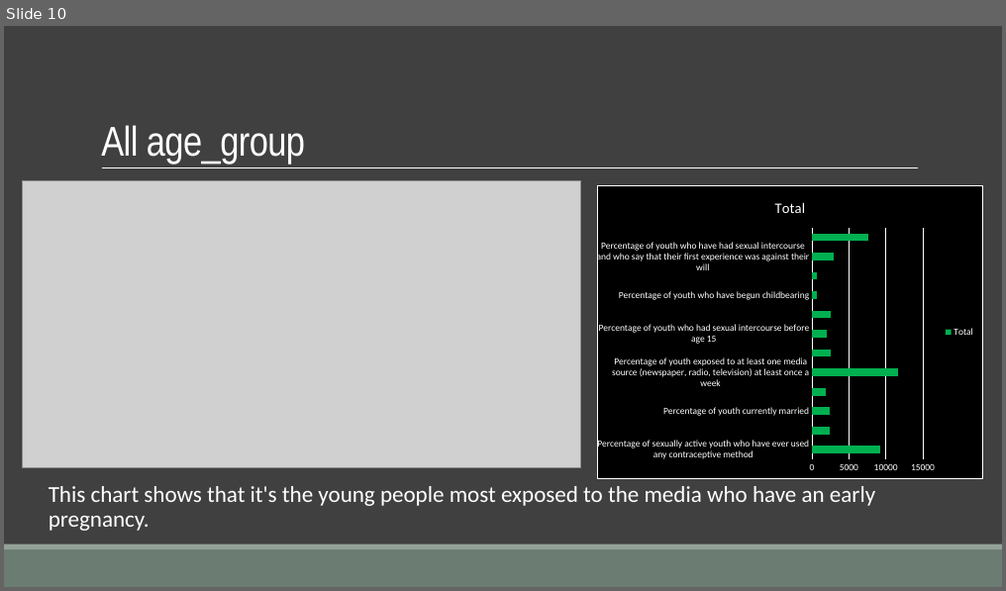
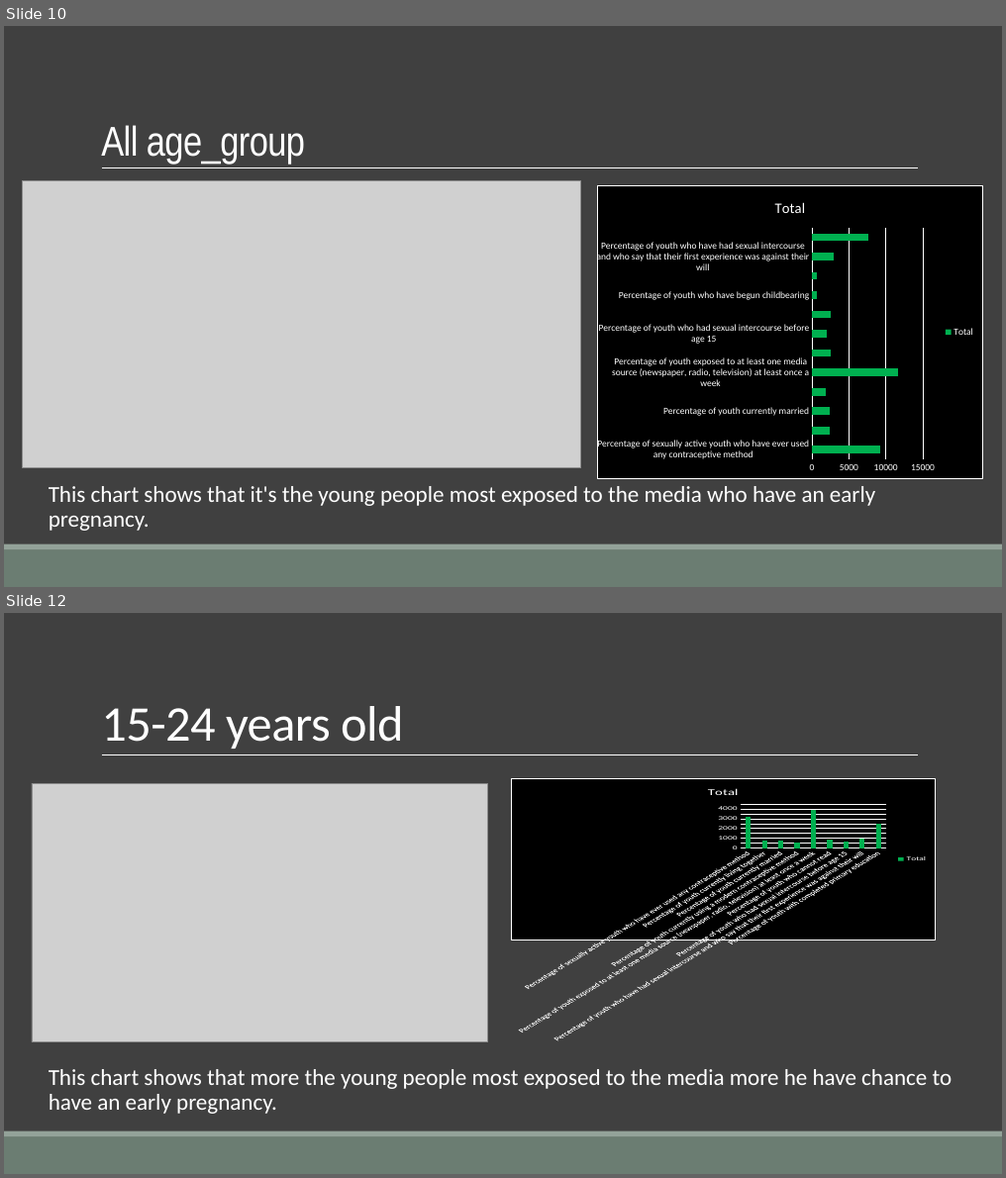
Before and after one commit to Maickery/Child_of_change, a slide deck: Result/Presentation.pptx. Shown one above the other, each under a label of ours: slide 10 before the commit, slides 10 and 12 after it; the slides between them are not shown. The pictures are 1006x591 and 1006x1178 pixels, drawn with LibreOffice and Linux fonts; fonts in the diff are those of the drawing; grey boxes stand for pictures. Boxes give left, top, right and bottom in pixels: in the first picture for what was removed or moved away, otherwise in the second. Text is boxed around its words. In the diff, an @@ line names an element or a change of style, - is before the commit and + after.

```diff
--- a/Result/Presentation.pptx
+++ b/Result/Presentation.pptx
@@ slide 12 added at box(4, 613, 1002, 1174), background #404040; not listed: 3 template elements that a slide beside it also shows @@
@@ title added at box(101, 706, 404, 749), 48 pt, text #FFFFFF @@
+15-24 years old
@@ picture added at box(32, 783, 487, 1043) @@
@@ column chart added at box(511, 779, 936, 1043) @@
+title "Total"
+categories: Percentage of sexually active youth who have ever used any contraceptive method, Percentage of youth currently living together, Percentage of youth currently married, Percentage of youth currently using a modern contraceptive method, Percentage of youth exposed to at least one media source (newspaper, radio, television) at least once a week, Percentage of youth who cannot read, Percentage of youth who had sexual intercourse before age 15, Percentage of youth who have had sexual intercourse and who say that their first experience was against their will, Percentage of youth with completed primary education
+Total: 3200, 800, 800, 600, 3900, 900, 700, 1000, 2500
@@ text added at box(49, 1069, 952, 1114), 22 pt, text #FFFFFF @@
+  This chart shows that more the young people most exposed to the media more he have chance to have an early pregnancy.
```
Also in this commit, not shown: 2 slides changed, 4 other slides added, 2 slides removed, 4 other files.
